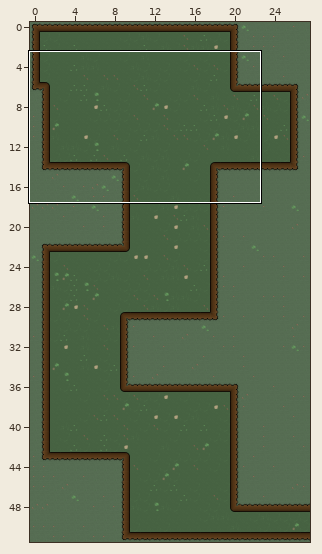
A Tiled map gets an edit: Proyecto/Material/Maps/Patrones/Tutorial_001.tmx. Above: a wide view before the commit, with the close-up outlined.
Close-up. Earlier state:
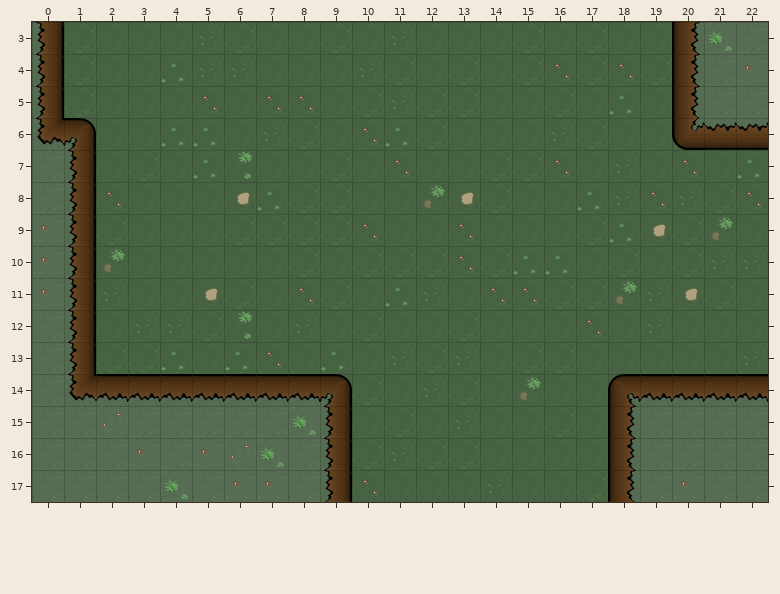
Cells are 128x128 px. Shown: x 0..22, y 3..17.
New version:
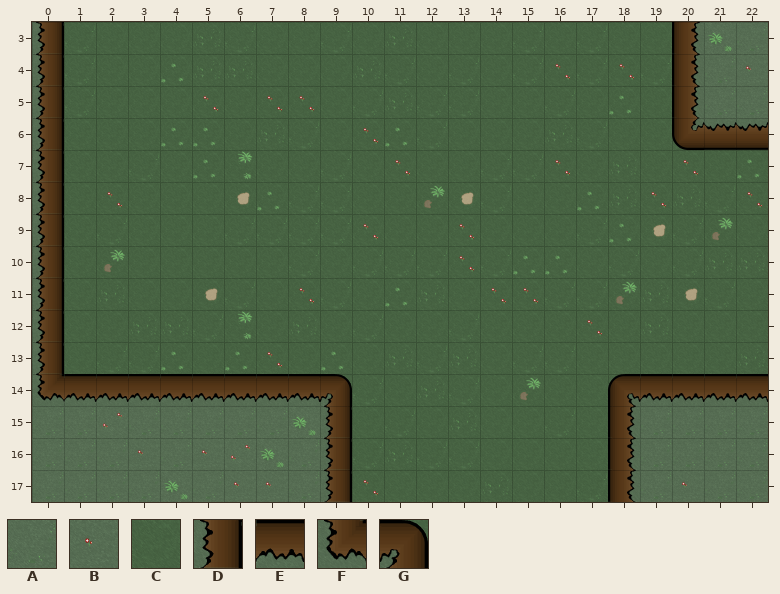
Key: from "Tileset_zon1": A 0, B 1, C 4, D 12, E 15, F 19, G 21.
_ is an empty cell.
Edits made:
Layer "Capa de Patrones 1":
The author changed tile D to tile C in rows 7 to 13 at x 1.
The author changed tile G to tile C in row 6 at x 1.
The author changed tile A to tile D in rows 7 to 8 at x 0; in rows 12 to 13 at x 0.
The author changed tile B to tile D in rows 9 to 11 at x 0.
The author changed tile F to tile D in row 6 at x 0.
The author changed tile F to tile E in row 14 at x 1.
The author changed tile A to tile F in row 14 at x 0.
